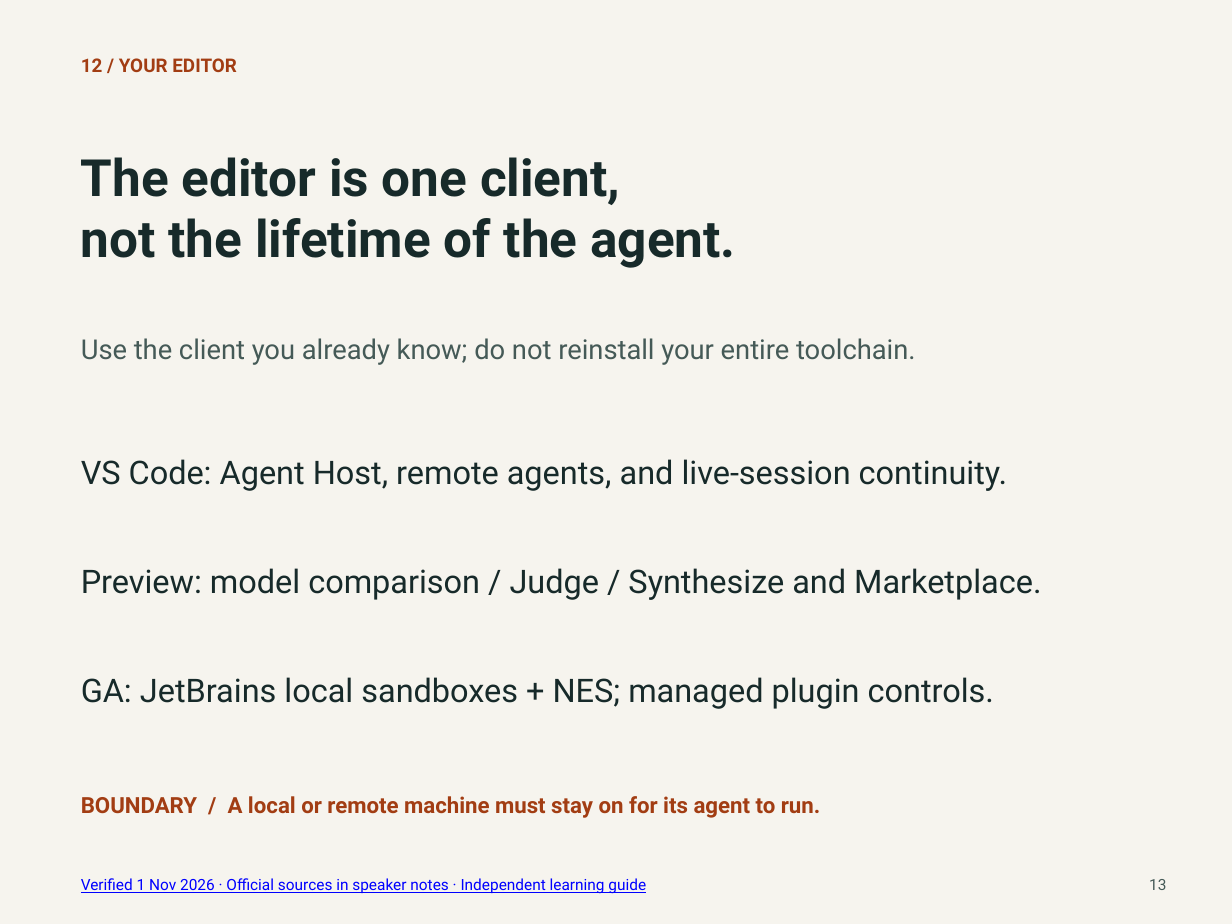
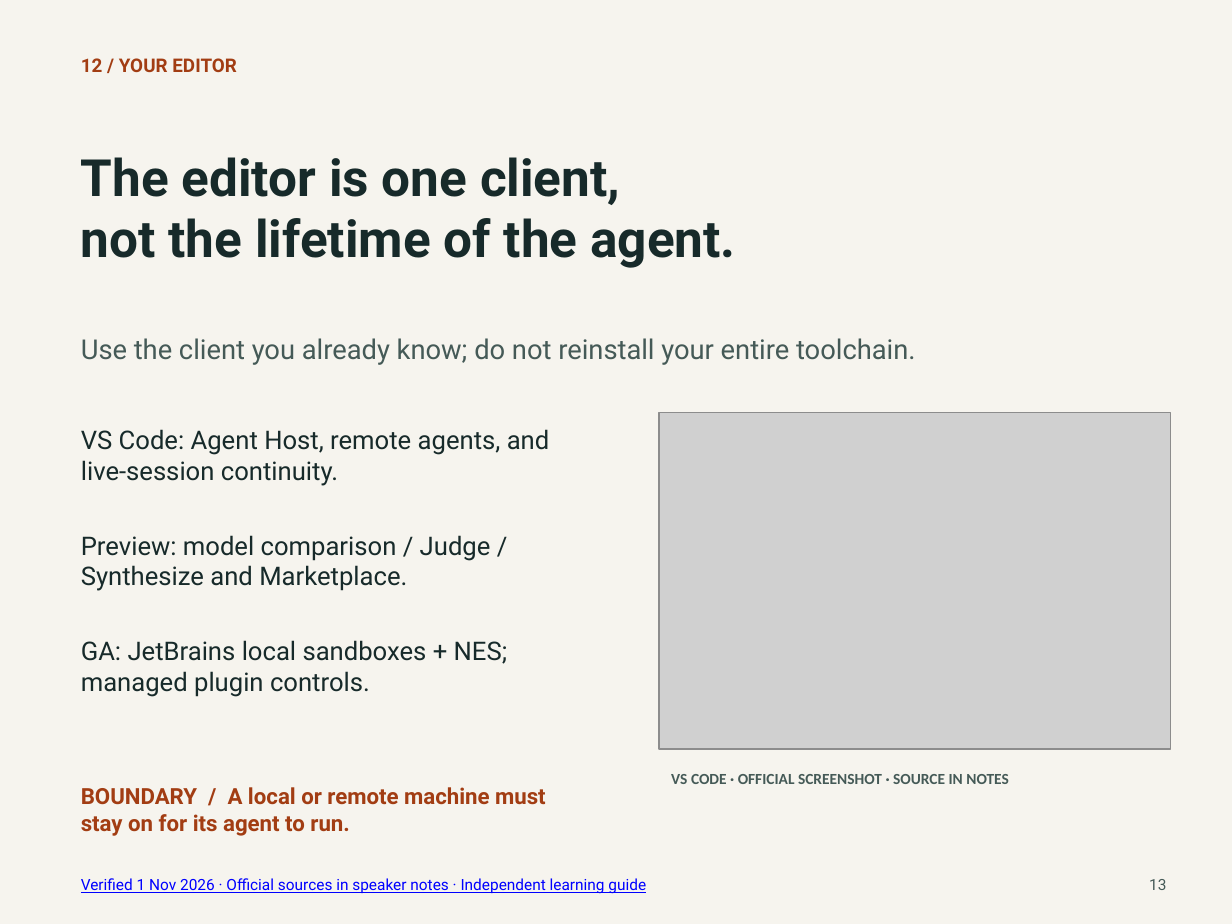
Before and after one commit to ragmha/lab, a slide deck: slide 13 of public/downloads/universe-2026-starter.pptx. Drawn at 1232x924 pixels with LibreOffice and Linux fonts; fonts in the diff are those of the drawing; grey boxes stand for pictures. Boxes give left, top, right and bottom in pixels: in the first picture for what was removed or moved away, otherwise in the second. Text is boxed around its words. In the diff, an @@ line names an element or a change of style, - is before the commit and + after.

Commit message:
Add Universe field labs, shared progress and the visual deck
Adds four optional field labs and two release-week additions, a public
Passport page that shares the canvas markup, one validated progress model
for the site, Passport and canvas with export/import, a simpler README,
and the 18-slide visual deck (SHA-256 d6b028ad...).

```diff
--- a/public/downloads/universe-2026-starter.pptx
+++ b/public/downloads/universe-2026-starter.pptx
@@ text "VS Code: Agent Host, remote ...": place and size @@
-text "VS Code: Agent Host, remote ..." at (81, 459, 1007, 491)
+text "VS Code: Agent Host, remote ..." at (81, 429, 550, 486)
@@ picture added at (659, 413, 1170, 749) @@
@@ text "Preview: model comparison / Judge ...": place and size @@
-text "Preview: model comparison / Judge ..." at (81, 568, 1041, 600)
+text "Preview: model comparison / Judge ..." at (81, 535, 491, 591)
@@ size 19 to 15 pt in 3 elements at (81, 429, 550, 486), (81, 535, 491, 591), (81, 640, 507, 697) @@
@@ text "GA: JetBrains local sandboxes + ...": place and size @@
-text "GA: JetBrains local sandboxes + ..." at (81, 677, 994, 709)
+text "GA: JetBrains local sandboxes + ..." at (81, 640, 507, 697)
@@ text "BOUNDARY / A local or ..." rewrapped from (81, 796, 820, 818) to (81, 787, 546, 836) @@
@@ text added at (671, 774, 1009, 784), 9 pt, text #455A57, bold @@
+VS CODE · OFFICIAL SCREENSHOT · SOURCE IN NOTES
```
Also in this commit, not shown: 12 other slides changed, 17 other files.
